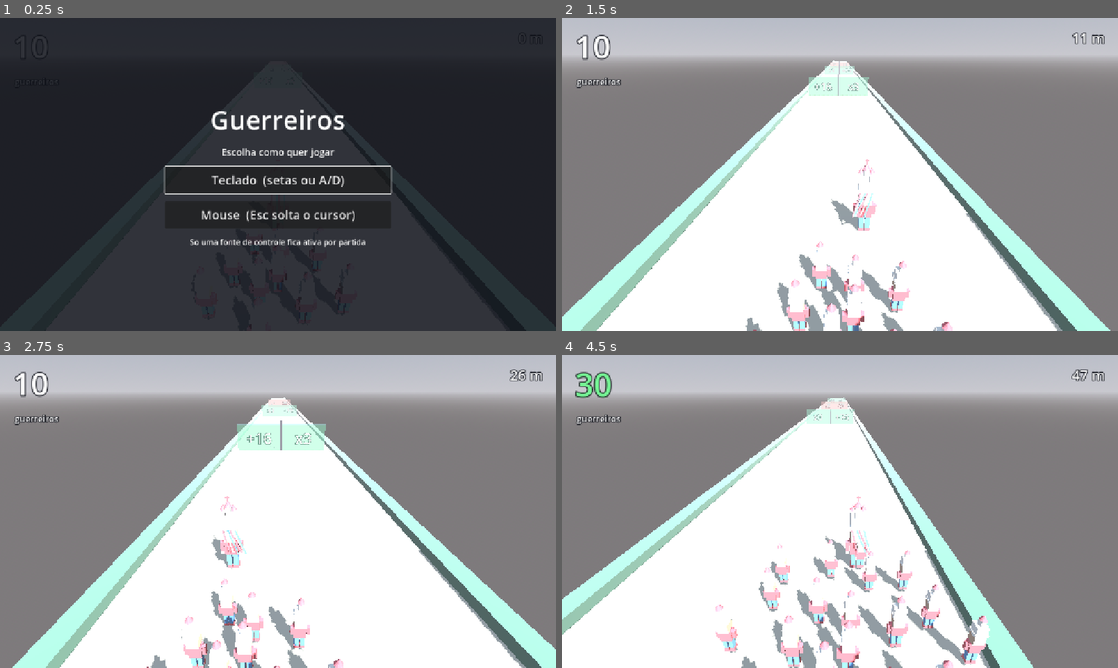
Above: before the commit, frames 1-4 (two rows, left to right).
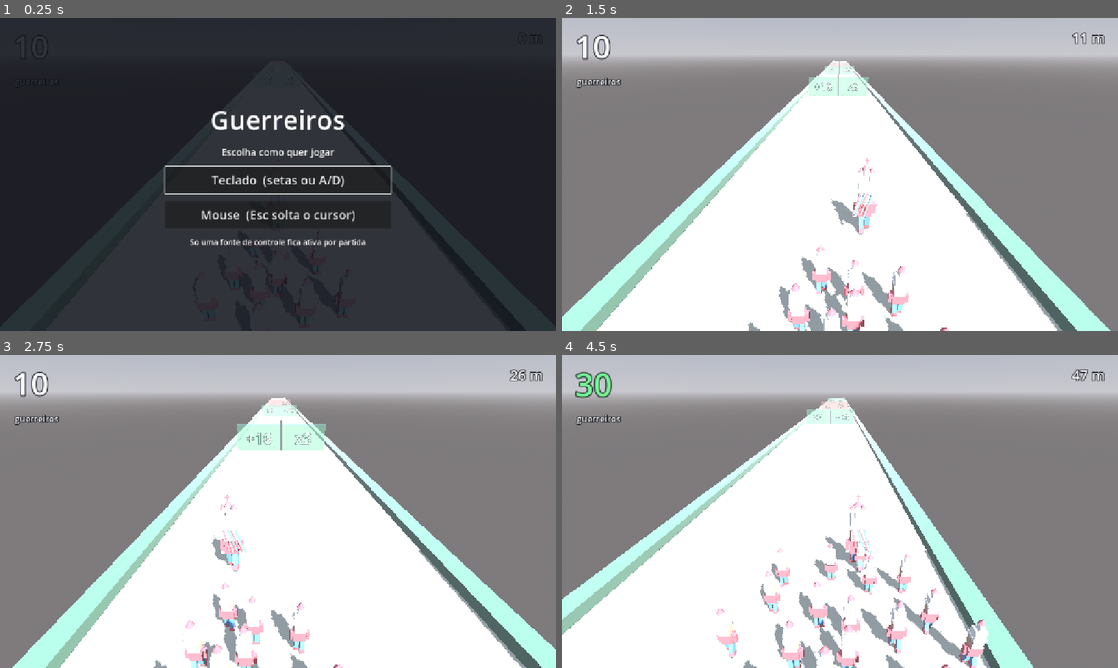
Above: after the commit, the same moments.

Repository: 3runorocha/COMP381-Projeto
Game: Godot game, scene res://scenes/Main.tscn
Same seed, same stepped clock (60 frames per second), same inputs: the game is played once before the commit and once after it.
Inputs (mouse positions are in pixels of both pictures, inside the frame that each line leads up to):
- Up to frame 1 (0.25 s): no input
- Up to frame 2 (1.5 s): click "Teclado (setas ou A/D)" at 0.5 s; tap Enter (ui_accept) at 1.25 s; move the mouse to (962, 158) at 1.27 s; hold Right (mover_direita) from 1.28 s (still down); click (962, 158) at 1.42 s
- Up to frame 3 (2.75 s): tap Enter (ui_accept) at 1.52, 2.27 s; move the mouse to (166, 527) at 2.02 s; release Right (mover_direita) at 2.03 s; hold Left (mover_esquerda) from 2.03 s (still down)
- Up to frame 4 (4.5 s): move the mouse to (895, 442) at 2.77 s; release Left (mover_esquerda) at 2.78 s; hold Right (mover_direita) 2.78-4.28 s; move the mouse to (812, 574) at 3.52 s; click (812, 574) at 3.67 s; tap Enter (ui_accept) at 3.77 s; move the mouse to (1006, 558) at 4.27 s; hold Left (mover_esquerda) from 4.28 s (still down)

The runs differ from the first frame. In frame 1, less than 0.1% of the frame differs, in the area x 37-63%, y 72-99%; in frame 2, 1.6%; in frame 3, 1.5%; in frame 4, 3.1%, in the area x 27-77%, y 44-100%.

Commit message:
D11: caminhada das pernas e do cordao
Sem AnimationPlayer e sem esqueleto. As pernas saem do Blender como nos
separados, com o pivo no QUADRIL, e giram por script: mesmo padrao que ja
funcionou nas fitas. Pivo no quadril porque girar pelo meio faria a coxa
furar a barriga; penduradas dali elas balancam como pendulo.

A cadencia vira Comum.cadencia_passo(), compartilhada com o audio. Eram duas
copias da mesma conta, uma na perna e outra no som do passo: em copias
separadas o pe bate fora do som, e ninguem descobre por que.

Cada corpo do cordao recebe uma fase propria. Em fase, os 25 andam em passo
identico e o grupo vira desfile militar em vez de folguedo.

montar_pernas() e compartilhada entre mestre e guerreiro, so com medidas
diferentes.

Duas armadilhas repetidas do Blender, as duas ja conhecidas: origin_set vale
para tudo que estiver selecionado, entao foi preciso isolar o corpo antes de
cham-lo, senao o pivo das pernas iria para os pes; e a escala do guerreiro
precisa valer para as pernas tambem, senao ficariam do tamanho do mestre
penduradas num corpo menor.

Verificado: pernas abrindo 44 graus entre extremos, espelhadas exatamente,
corpo subindo e descendo, e o cordao com 10 de 10 pares fora de fase.

Co-Authored-By: Claude Opus 5 <noreply@anthropic.com>

Diff:
--- a/scenes/jogador/Guerreiro.tscn
+++ b/scenes/jogador/Guerreiro.tscn
@@ -1,7 +1,13 @@
-[gd_scene load_steps=2 format=3]
+[gd_scene load_steps=3 format=3]
 
 [ext_resource type="PackedScene" path="res://assets/guerreiro_blockout.glb" id="1_guerreiro"]
+[ext_resource type="Script" path="res://scripts/jogador/caminhada.gd" id="2_passo"]
 
 [node name="Guerreiro" type="Node3D"]
 
 [node name="Modelo" parent="." instance=ExtResource("1_guerreiro")]
+
+[node name="Caminhada" type="Node3D" parent="Modelo"]
+script = ExtResource("2_passo")
+passada_graus = 22.0
+altura_do_salto = 0.035
--- a/scenes/jogador/Player.tscn
+++ b/scenes/jogador/Player.tscn
@@ -1,8 +1,9 @@
-[gd_scene load_steps=6 format=3]
+[gd_scene load_steps=7 format=3]
 
 [ext_resource type="Script" path="res://scripts/jogador/player_controller.gd" id="1_ctrl"]
 [ext_resource type="PackedScene" path="res://assets/mestre_blockout.glb" id="2_mestre"]
 [ext_resource type="Script" path="res://scripts/jogador/fitas_balanco.gd" id="3_fitas"]
+[ext_resource type="Script" path="res://scripts/jogador/caminhada.gd" id="4_passo"]
 
 [sub_resource type="CapsuleShape3D" id="Shape_lider"]
 radius = 0.4
@@ -27,3 +28,7 @@
 [node name="Mestre" parent="." instance=ExtResource("2_mestre")]
 transform = Transform3D(1, 0, 0, 0, 1, 0, 0, 0, 1, 0, -0.9, 0)
 script = ExtResource("3_fitas")
+
+[node name="Caminhada" type="Node3D" parent="Mestre"]
+script = ExtResource("4_passo")
+player_path = NodePath("../..")
--- /dev/null
+++ b/scripts/jogador/caminhada.gd
@@ -0,0 +1,72 @@
+extends Node3D
+## Caminhada: pernas em pendulo e corpo subindo e descendo.
+##
+## As pernas sao nos separados no modelo, com o pivo no QUADRIL. Girar pelo
+## meio faria a coxa furar a barriga; penduradas do quadril elas balancam como
+## pendulo, que e o que o olho espera.
+##
+## A cadencia vem de Comum.cadencia_passo(), a MESMA funcao que o audio usa
+## para disparar o som do passo. Em copias separadas, o pe bateria fora do som.
+##
+## Cada instancia recebe uma fase propria em definir_fase(). Sem isso os 25
+## guerreiros do cordao andam em passo identico e o grupo vira um desfile
+## militar em vez de um cordao de folguedo.
+
+@export var player_path: NodePath = ^".."
+## Quanto a perna abre, em graus, na frente e atras.
+@export var passada_graus: float = 26.0
+## Quanto o corpo sobe e desce a cada passo.
+@export var altura_do_salto: float = 0.045
+
+var _perna_esq: Node3D = null
+var _perna_dir: Node3D = null
+var _corpo: Node3D = null
+var _altura_base: float = 0.0
+var _player: Node = null
+var _fase: float = 0.0
+var _ciclo: float = 0.0
+
+
+func _ready() -> void:
+    _player = get_node_or_null(player_path)
+    # Procura no PAI, nao em si mesmo: este no e um irmao das pecas do modelo,
+    # nao o dono delas. Um no so pode ter um script, e o do modelo ja e o das
+    # fitas, entao a caminhada vive num no a parte.
+    _corpo = get_parent() as Node3D
+    _coletar(get_parent())
+    if _corpo != null:
+        _altura_base = _corpo.position.y
+    if _perna_esq == null or _perna_dir == null:
+        push_warning("caminhada: nao achei as duas pernas sob %s." % get_parent().name)
+
+
+## Desloca o ciclo desta instancia, para o cordao nao andar em uniformidade.
+func definir_fase(fase: float) -> void:
+    _fase = fase
+
+
+func _process(delta: float) -> void:
+    # Avanca em PASSOS, nao em segundos: assim acelerar aperta a passada em vez
+    # de so aumentar o deslocamento, e a perna acompanha a corrida.
+    _ciclo += Comum.cadencia_passo(Comum.velocidade(_player)) * delta
+
+    var angulo := TAU * (_ciclo + _fase) * 0.5
+    var abertura := deg_to_rad(passada_graus) * sin(angulo)
+    if _perna_esq != null:
+        _perna_esq.rotation.x = abertura
+    if _perna_dir != null:
+        _perna_dir.rotation.x = -abertura
+
+    # O modelo inteiro sobe duas vezes por ciclo, uma a cada pe que encosta.
+    if _corpo != null:
+        _corpo.position.y = _altura_base + altura_do_salto * absf(sin(angulo))
+
+
+func _coletar(no: Node) -> void:
+    for filho in no.get_children():
+        if filho is Node3D:
+            if filho.name.begins_with("perna_esq"):
+                _perna_esq = filho
+            elif filho.name.begins_with("perna_dir"):
+                _perna_dir = filho
+        _coletar(filho)
--- a/scripts/jogador/crowd_manager.gd
+++ b/scripts/jogador/crowd_manager.gd
@@ -51,6 +51,11 @@
         var corpo: Node3D = cena_guerreiro.instantiate()
         add_child(corpo)
         corpo.visible = false
+        # Fase propria por corpo: em fase, os 25 andam em passo identico e o
+        # cordao vira desfile militar em vez de folguedo.
+        var caminhada := corpo.find_child("Caminhada", true, false)
+        if caminhada != null:
+            caminhada.definir_fase(float(i) * 0.37)
         _corpos.append(corpo)
 
     GameState.contagem_mudou.connect(_on_contagem_mudou)
--- a/scripts/nucleo/audio.gd
+++ b/scripts/nucleo/audio.gd
@@ -79,7 +79,7 @@
         if _player == null:
             return
 
-    var por_segundo := clampf(Comum.velocidade(_player) / 5.0, 2.0, 7.0)
+    var por_segundo := Comum.cadencia_passo(Comum.velocidade(_player))
     _ate_o_passo -= delta
     if _ate_o_passo > 0.0:
         return
--- a/scripts/nucleo/comum.gd
+++ b/scripts/nucleo/comum.gd
@@ -42,3 +42,14 @@
     if alvo != null and "velocidade_frente" in alvo:
         return alvo.velocidade_frente
     return padrao
+
+
+## Quantos passos por segundo na velocidade dada.
+##
+## Tem teto de proposito: a velocidade do jogo nao tem limite, e sem travar a
+## cadencia o passo viraria metralhadora e a perna, um ventilador.
+##
+## Mora aqui porque DUAS coisas dependem dela e precisam concordar: o som do
+## passo e o giro da perna. Em copias separadas, o pe bateria fora do som.
+static func cadencia_passo(velocidade: float) -> float:
+    return clampf(velocidade / 5.0, 2.0, 7.0)
Binary file changed: assets/guerreiro_blockout.glb
Binary file changed: assets/mestre_blockout.glb
Not shown, added: scripts/jogador/caminhada.gd.uid
Not shown, changed: SPRINT.md
Not shown, changed: assets/mestre_blockout.blend
Not shown, changed: tools/blockout_guerreiro.py
Not shown, changed: tools/blockout_mestre.py
